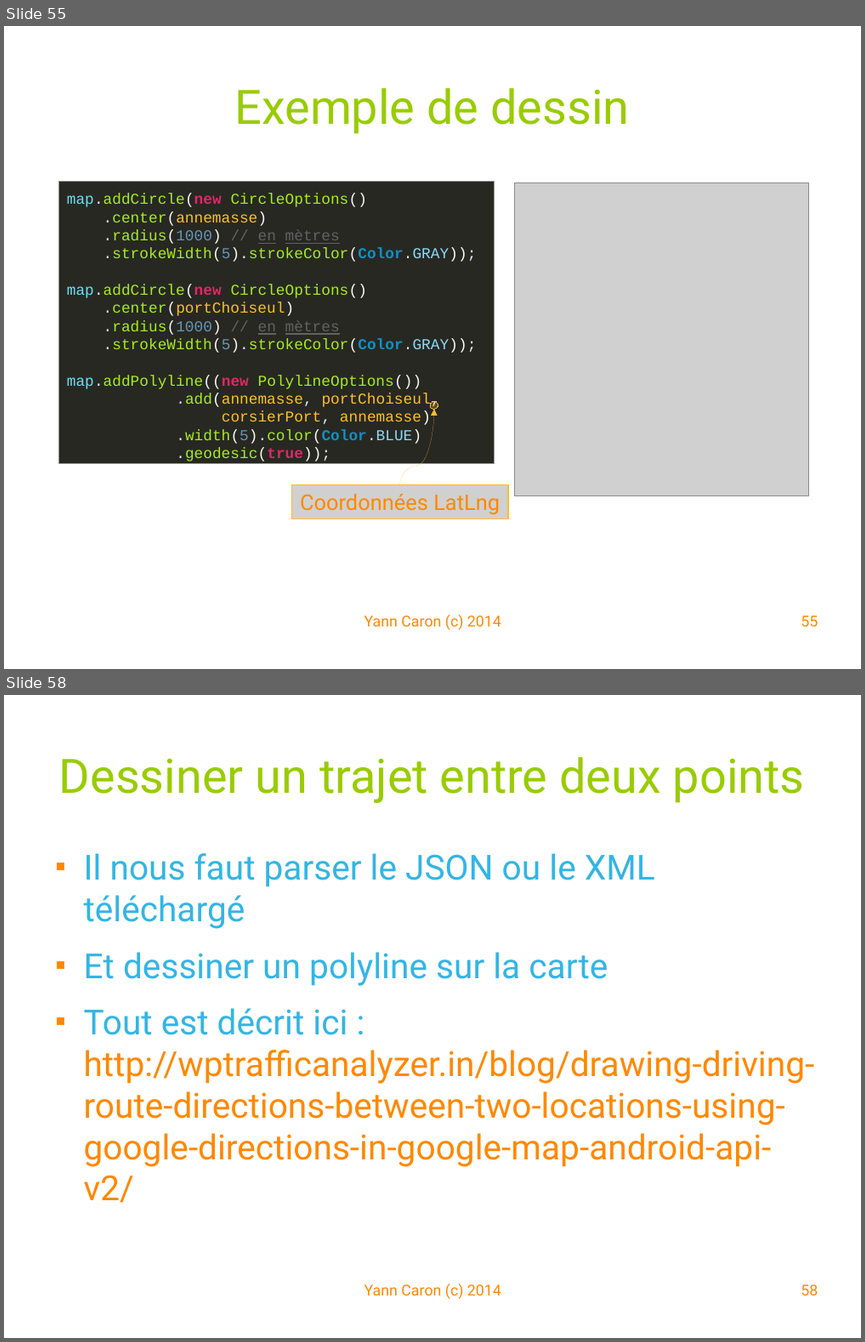
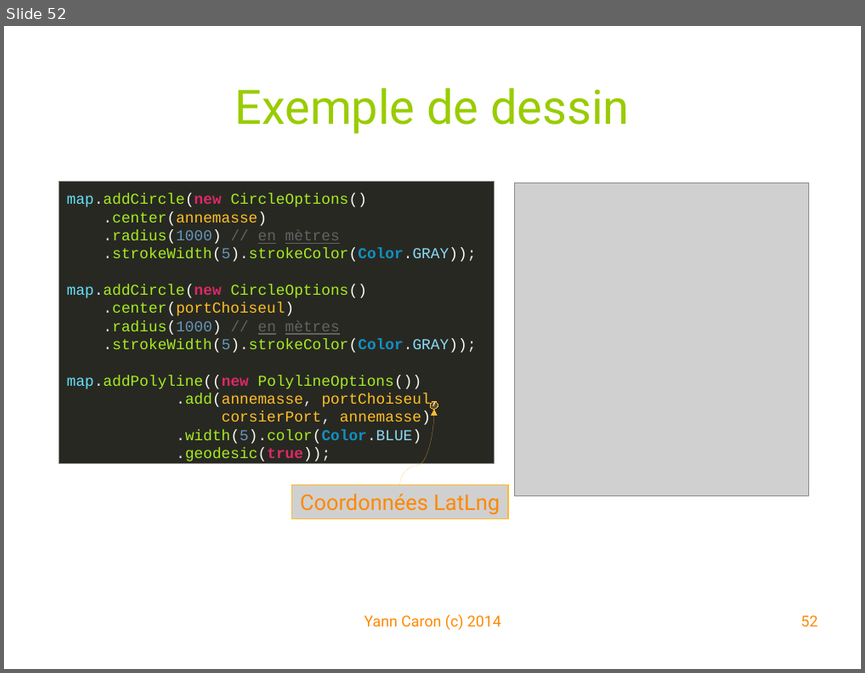
Before and after one commit to YannCaron/Android-ENSG, a slide deck: 05 - Google Map.odp. Shown one above the other, each under a label of ours: slides 55 and 58 before the commit, slide 52 after it; the slides between them are not shown. The pictures are 865x1342 and 865x673 pixels, drawn with LibreOffice and Linux fonts; fonts in the diff are those of the drawing; grey boxes stand for pictures; background and template pictures are left out. Boxes give left, top, right and bottom in pixels: in the first picture for what was removed or moved away, otherwise in the second. Text is boxed around its words. In the diff, an @@ line names an element or a change of style, - is before the commit and + after.

Commit message:
Issur #13 Google Map API

```diff
--- a/05 - Google Map.odp
+++ b/05 - Google Map.odp
@@ slide 58 removed at (4, 695, 861, 1338), background #FFFFFF @@
@@ title removed at (59, 757, 805, 803) @@
-Dessiner un trajet entre deux points
@@ text removed at (84, 853, 815, 1202) @@
-■ Il nous faut parser le JSON ou le XML téléchargé
-■ Et dessiner un polyline sur la carte
-■ Tout est décrit ici : http://wptrafficanalyzer.in/blog/drawing-driving-route-directions-between-two-locations-using-google-directions-in-google-map-android-api-v2/
@@ text removed at (364, 1283, 501, 1299) @@
-Yann Caron (c) 2014
@@ page number removed at (800, 1284, 817, 1295) @@
-58
@@ what was slide 55 is now slide 52 @@
@@ page number at (800, 615, 817, 626): text changed @@
-55
+52
```
Also in this commit, not shown: 7 slides changed, 11 slides added, 2 other slides removed, 2 other files.
